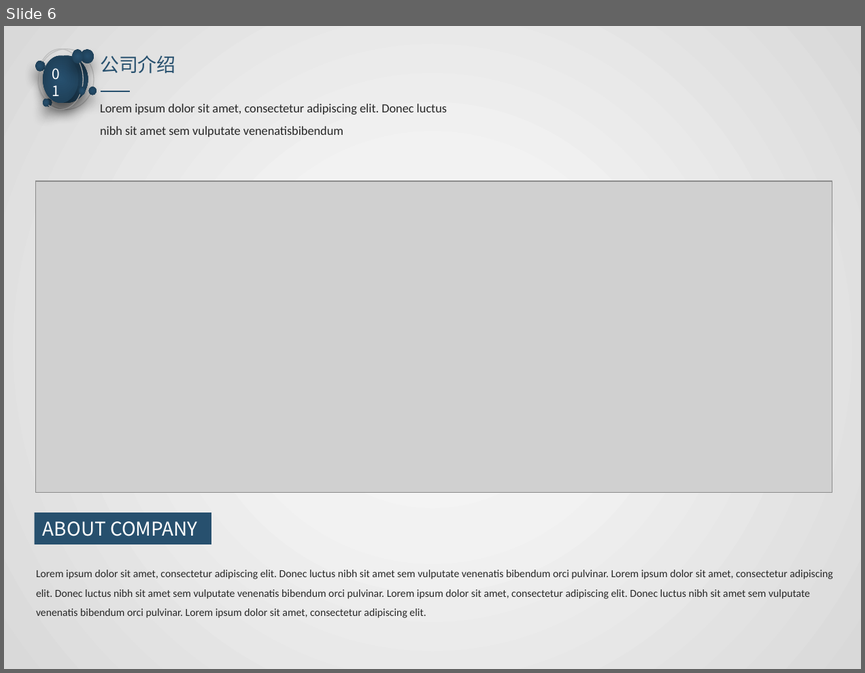
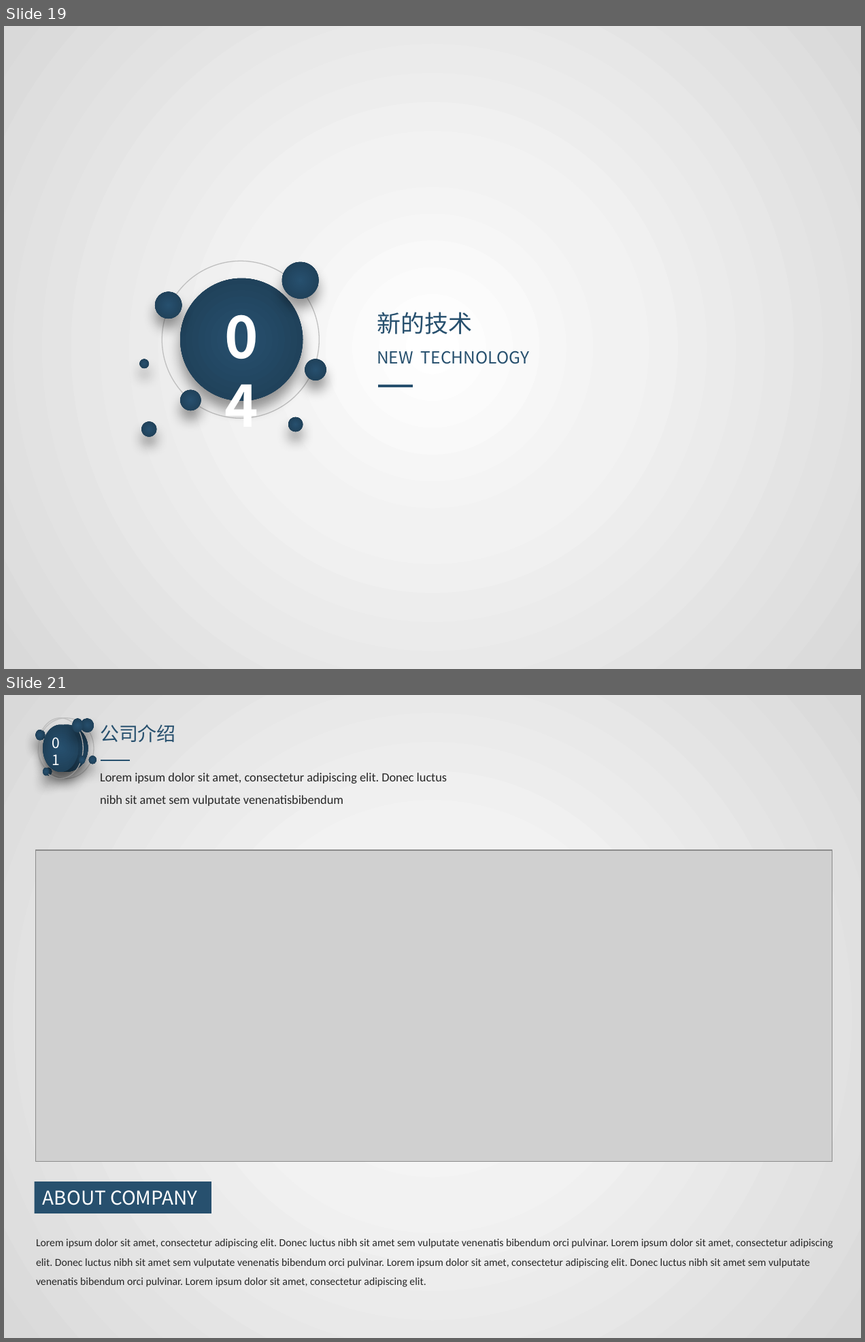
Before and after one commit to watermoonlx/presentation, a slide deck: [PO]PR Approval Control Panel.pptx. Shown one above the other, each under a label of ours: slide 6 before the commit, slides 19 and 21 after it; the slides between them are not shown. The pictures are 865x673 and 865x1342 pixels, drawn with LibreOffice and Linux fonts; fonts in the diff are those of the drawing; grey boxes stand for pictures. Boxes give left, top, right and bottom in pixels: in the first picture for what was removed or moved away, otherwise in the second. Text is boxed around its words. In the diff, an @@ line names an element or a change of style, - is before the commit and + after.

```diff
--- a/[PO]PR Approval Control Panel.pptx
+++ b/[PO]PR Approval Control Panel.pptx
@@ slide 19 added at [4,26,861,669], background gradient #FFFFFF to #F2F2F2 to #D9D9D9 @@
@@ ellipse added at [162,261,318,418], outline #BFBFBF 0.75 pt @@
@@ ellipse added at [281,261,318,299], fill gradient #27506E to #1D3C52 @@
@@ ellipse added at [181,278,303,401], fill gradient #27506E to #1D3C52 @@
@@ ellipse added at [155,292,181,318], fill gradient #27506E to #1D3C52 @@
@@ text added at [204,297,279,376], 48 pt, text #FFFFFF, bold @@
+04
@@ text added at [377,312,472,334], 20 pt, text #27506E @@
+新的技术
@@ text added at [377,350,529,364], 14 pt, text #27506E @@
+NEW TECHNOLOGY
@@ ellipse added at [139,359,149,368], fill gradient #27506E to #1D3C52 @@
@@ ellipse added at [305,359,326,380], fill gradient #27506E to #1D3C52 @@
@@ ellipse added at [181,389,201,410], fill gradient #27506E to #1D3C52 @@
@@ line added from (379, 386) to (413, 386), #27506E 2.25 pt @@
@@ ellipse added at [142,421,158,437], fill gradient #27506E to #1D3C52 @@
@@ ellipse added at [288,417,303,431], fill gradient #27506E to #1D3C52 @@
@@ what was slide 6 is now slide 21 @@
```
Also in this commit, not shown: 4 slides changed, 15 other slides added, 1 slide removed, 13 other files.
